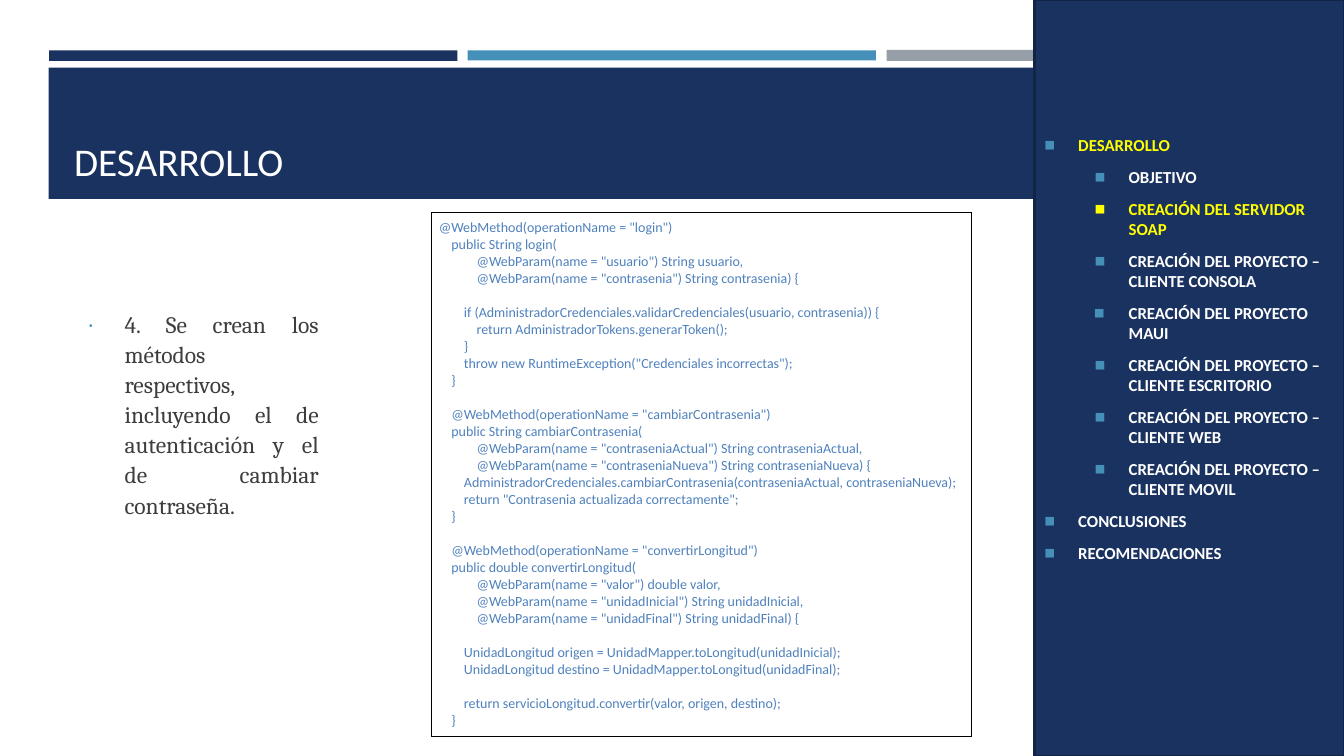
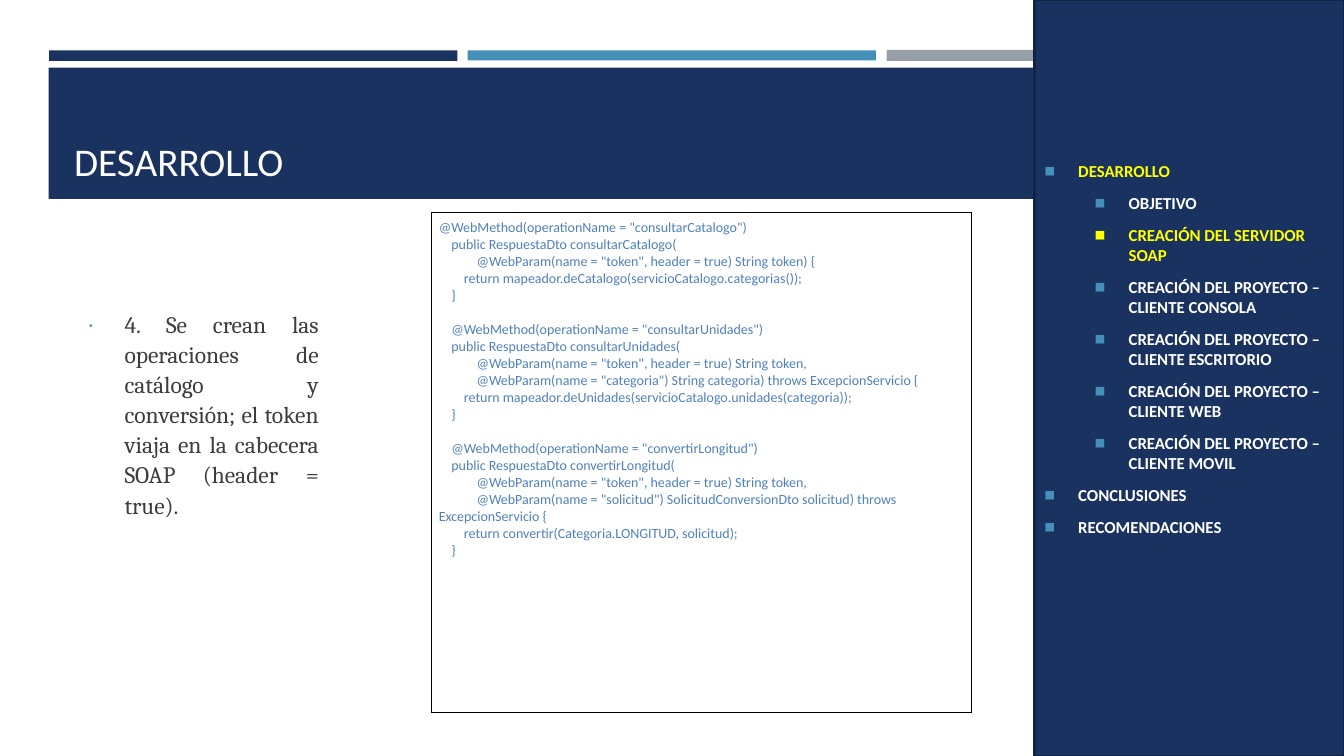
Before and after one commit to Teo344/Arquitectura_GRUPO03, a slide deck: slide 13 of TI.1.1. PAO202651_SOAP_JAVA_SINBDD_NRC36884_GR03/05. DOCUMENTACION/PRESENTACION TI.1.1. SOAP sin BDD en JAVA GR03.pptx. Drawn at 1344x756 pixels with LibreOffice and Linux fonts; fonts in the diff are those of the drawing. Boxes give left, top, right and bottom in pixels: in the first picture for what was removed or moved away, otherwise in the second. Text is boxed around its words. In the diff, an @@ line names an element or a change of style, - is before the commit and + after.

Commit message:
Actualiza documentación TI1.1 SOAP Java

```diff
--- a/TI.1.1. PAO202651_SOAP_JAVA_SINBDD_NRC36884_GR03/05. DOCUMENTACION/PRESENTACION TI.1.1. SOAP sin BDD en JAVA GR03.pptx
+++ b/TI.1.1. PAO202651_SOAP_JAVA_SINBDD_NRC36884_GR03/05. DOCUMENTACION/PRESENTACION TI.1.1. SOAP sin BDD en JAVA GR03.pptx
@@ table at (x1=432, y1=213, x2=971, y2=713) @@
@@ row 1, column 1: "@WebMethod(operationName = "login") / public String login( / @WebParam(name = "usuario") String usuario, / @WebParam(name = "contrasenia") String contrasenia) { / if (AdministradorCredenciales.validarCredenciales(usuario, contrasenia)) { / return AdministradorTokens.generarToken(); / } / throw new RuntimeException("Credenciales incorrectas"); / } / @WebMethod(operationName = "cambiarContrasenia") / public String cambiarContrasenia( / @WebParam(name = "contraseniaActual") String contraseniaActual, / @WebParam(name = "contraseniaNueva") String contraseniaNueva) { / AdministradorCredenciales.cambiarContrasenia(contraseniaActual, contraseniaNueva); / return "Contrasenia actualizada correctamente"; / } / @WebMethod(operationName = "convertirLongitud") / public double convertirLongitud( / @WebParam(name = "valor") double valor, / @WebParam(name = "unidadInicial") String unidadInicial, / @WebParam(name = "unidadFinal") String unidadFinal) { / UnidadLongitud origen = UnidadMapper.toLongitud(unidadInicial); / UnidadLongitud destino = UnidadMapper.toLongitud(unidadFinal); / return servicioLongitud.convertir(valor, origen, destino); / }" to "@WebMethod(operationName = "consultarCatalogo") / public RespuestaDto consultarCatalogo( / @WebParam(name = "token", header = true) String token) { / return mapeador.deCatalogo(servicioCatalogo.categorias()); / } / @WebMethod(operationName = "consultarUnidades") / public RespuestaDto consultarUnidades( / @WebParam(name = "token", header = true) String token, / @WebParam(name = "categoria") String categoria) throws ExcepcionServicio { / return mapeador.deUnidades(servicioCatalogo.unidades(categoria)); / } / @WebMethod(operationName = "convertirLongitud") / public RespuestaDto convertirLongitud( / @WebParam(name = "token", header = true) String token, / @WebParam(name = "solicitud") SolicitudConversionDto solicitud) throws ExcepcionServicio { / return convertir(Categoria.LONGITUD, solicitud); / }" @@
@@ text at (x1=125, y1=316, x2=319, y2=517): text changed @@
-∙ 4. Se crean los métodos respectivos, incluyendo el de autenticación y el de cambiar contraseña.
+∙ 4. Se crean las operaciones de catálogo y conversión; el token viaja en la cabecera SOAP (header = true).
@@ text in rectangle at (x1=1129, y1=305, x2=1308, y2=339): paragraph removed @@
-  ◼ CREACIÓN DEL PROYECTO MAUI
```
Also in this commit, not shown: 44 other slides changed, 4 slides added, 28 slides removed, 2 other files.
